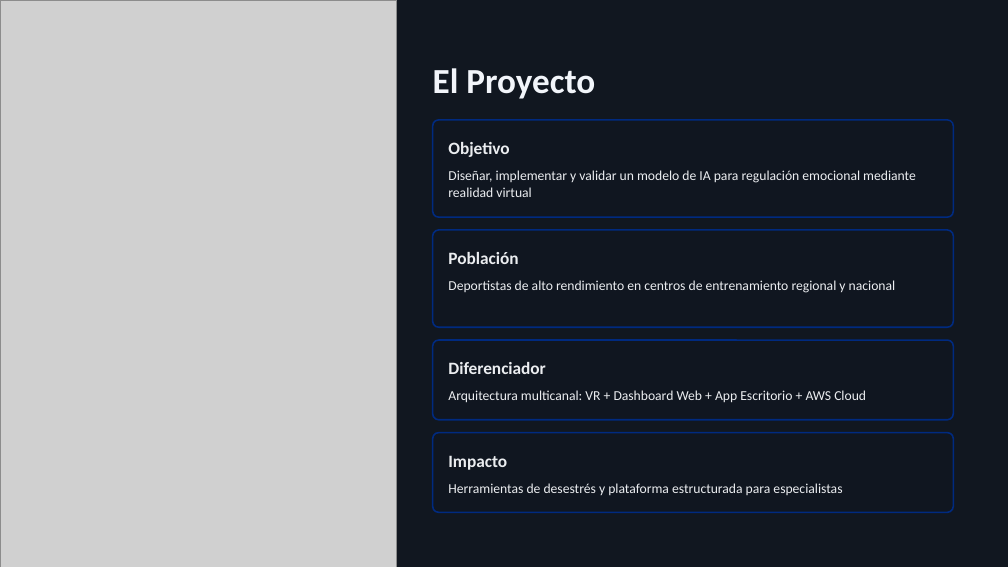
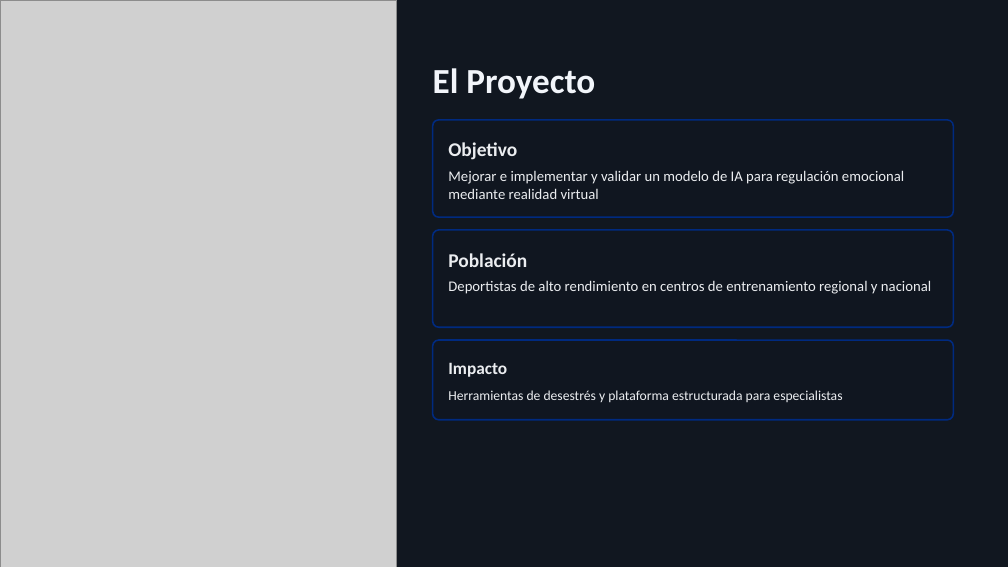
Before and after one commit to PatoGonzalezz/SportMind_VR, a slide deck: slide 2 of Fase 1/Evidencias Grupales/Sportmind presentacion1.pptx. Drawn at 1008x567 pixels with LibreOffice and Linux fonts; fonts in the diff are those of the drawing; grey boxes stand for pictures; background and template pictures are left out; a plain dark background stands for a picture behind light text. Boxes give left, top, right and bottom in pixels: in the first picture for what was removed or moved away, otherwise in the second. Text is boxed around its words. In the diff, an @@ line names an element or a change of style, - is before the commit and + after.

```diff
--- a/Fase 1/Evidencias Grupales/Sportmind presentacion1.pptx
+++ b/Fase 1/Evidencias Grupales/Sportmind presentacion1.pptx
@@ text "Objetivo" at <box>448,142,517,160</box>: size 16.5 to 18.5 pt @@
@@ text at <box>448,170,904,199</box>: text changed; size 13 to 14 pt @@
-Diseñar, implementar y validar un modelo de IA para regulación emocional mediante realidad virtual
+Mejorar e implementar y validar un modelo de IA para regulación emocional mediante realidad virtual
@@ text "Población" at <box>448,253,527,267</box>: size 16.5 to 18.5 pt @@
@@ text "Deportistas de alto rendimiento en ..." at <box>448,280,931,294</box>: size 13 to 14 pt @@
@@ text "Impacto": place and size @@
-text "Impacto" at <box>448,455,507,470</box>
+text "Impacto" at <box>448,362,507,377</box>
@@ text "Herramientas de desestrés y plataforma ...": place and size @@
-text "Herramientas de desestrés y plataforma ..." at <box>448,483,842,495</box>
+text "Herramientas de desestrés y plataforma ..." at <box>448,390,842,402</box>
@@ text removed at <box>448,362,545,374</box> @@
-Diferenciador
@@ text removed at <box>448,390,866,403</box> @@
-Arquitectura multicanal: VR + Dashboard Web + App Escritorio + AWS Cloud
@@ rounded rectangle removed at <box>433,433,954,512</box> @@
```
Also in this commit, not shown: 6 other slides changed, 4 slides added, 3 slides removed, 2 other files.
